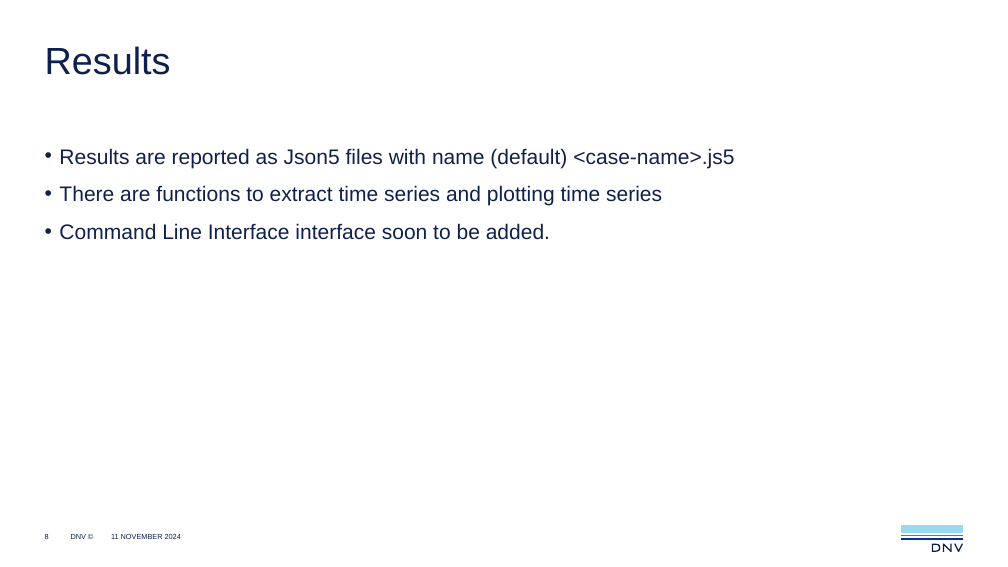
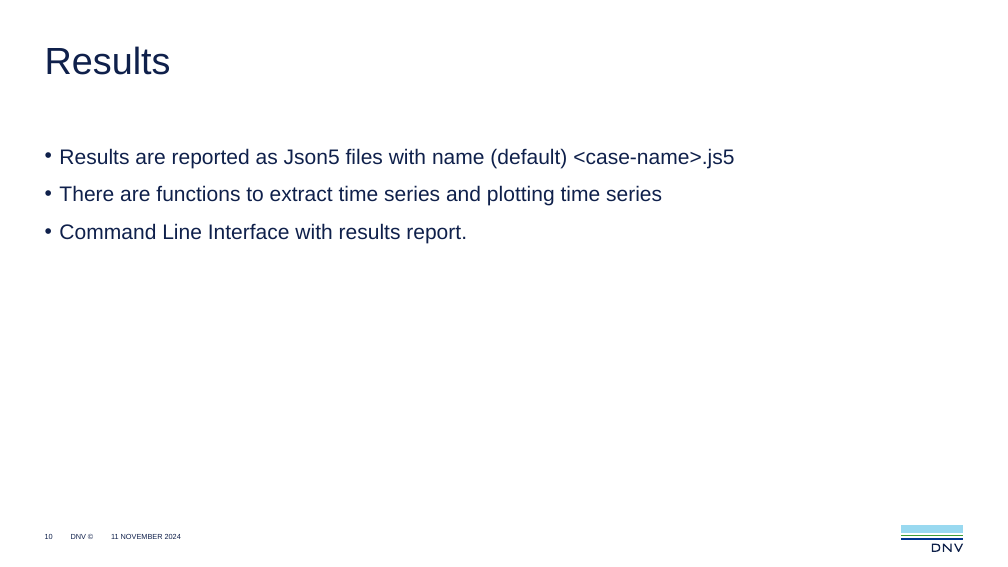
Before and after one commit to dnv-opensource/sim-explorer, a slide deck: slide 10 of docs/source/sim-explorer.pptx (slide 8 before the commit). Drawn at 1008x567 pixels with LibreOffice and Linux fonts; fonts in the diff are those of the drawing. Boxes give left, top, right and bottom in pixels: in the first picture for what was removed or moved away, otherwise in the second. Text is boxed around its words. In the diff, an @@ line names an element or a change of style, - is before the commit and + after.

```diff
--- a/docs/source/sim-explorer.pptx
+++ b/docs/source/sim-explorer.pptx
@@ text at <box>59,223,467,244</box>: text changed @@
-• Command Line Interface interface soon to be added.
+• Command Line Interface with results report.
@@ page number at <box>45,534,53,539</box>: text changed @@
-8
+10
```
Also in this commit, not shown: 4 other slides changed, 2 slides added.
